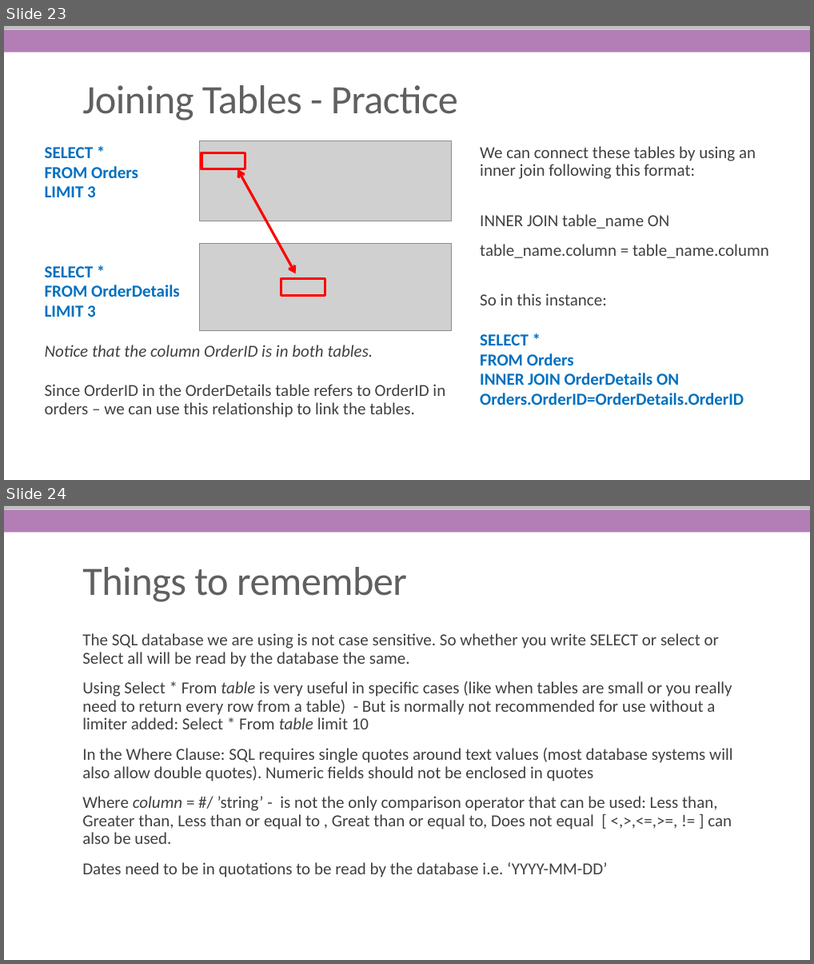
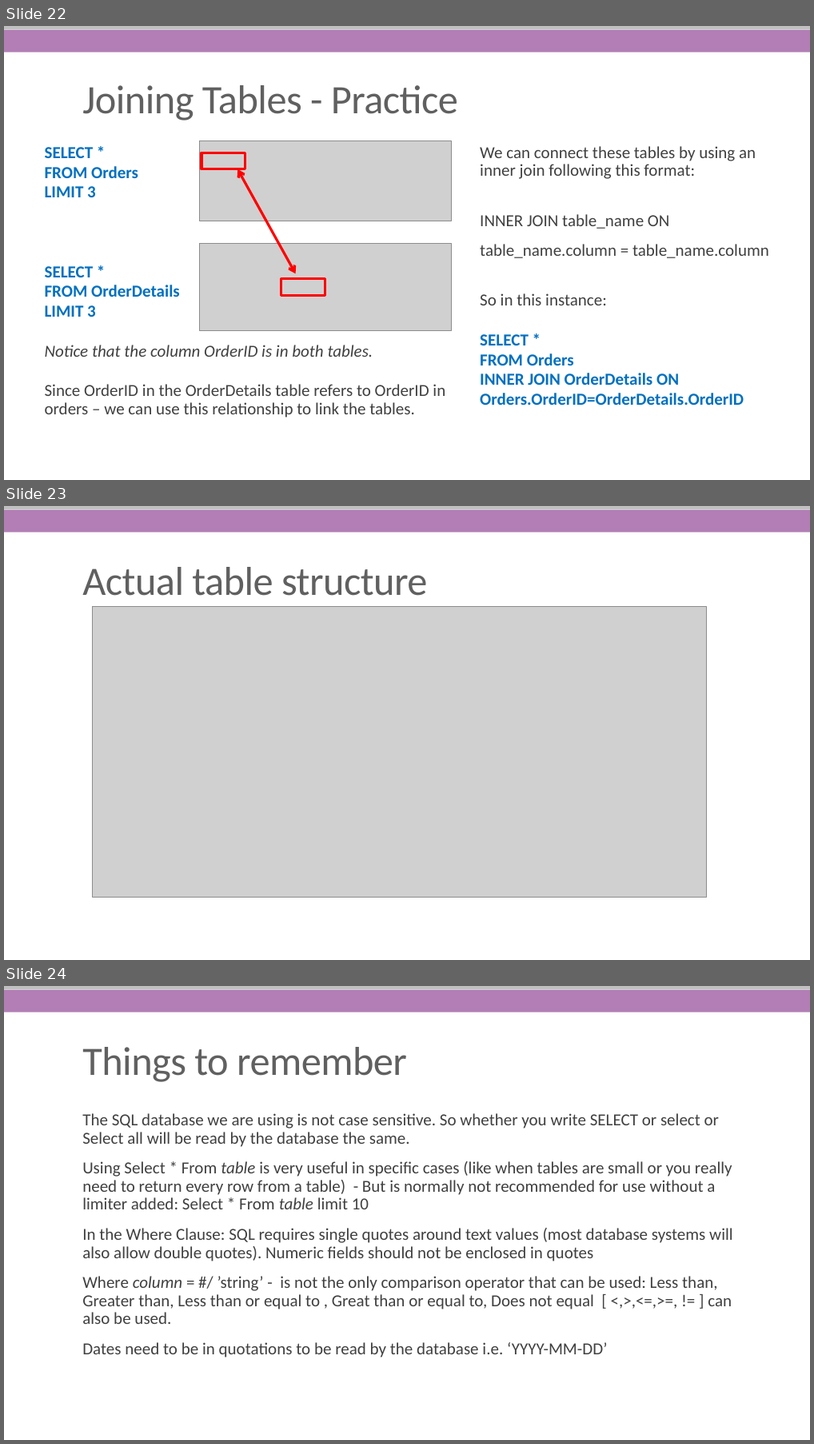
Before and after one commit to She-Codes-Now/Intro-to-SQL, a slide deck: Intro-SQL-SheCodesNow.pptx. Shown one above the other, each under a label of ours: slides 23 and 24 before the commit, slides 22, 23 and 24 after it. The pictures are 814x964 and 814x1444 pixels, drawn with LibreOffice and Linux fonts; fonts in the diff are those of the drawing; grey boxes stand for pictures; background and template pictures are left out. Boxes give left, top, right and bottom in pixels: in the first picture for what was removed or moved away, otherwise in the second. Text is boxed around its words. In the diff, an @@ line names an element or a change of style, - is before the commit and + after.

```diff
--- a/Intro-SQL-SheCodesNow.pptx
+++ b/Intro-SQL-SheCodesNow.pptx
@@ slide 23 added at (x1=4, y1=506, x2=810, y2=960), background #FFFFFF; not listed: 2 template elements that a slide beside it also shows @@
@@ title added at (x1=82, y1=567, x2=427, y2=596), 48 pt, text #606060 @@
+Actual table structure
@@ picture added at (x1=92, y1=607, x2=706, y2=896) @@
@@ what was slide 23 is now slide 22 @@
```
Also in this commit, not shown: 4 slides changed, 1 slide removed, 1 other file.
